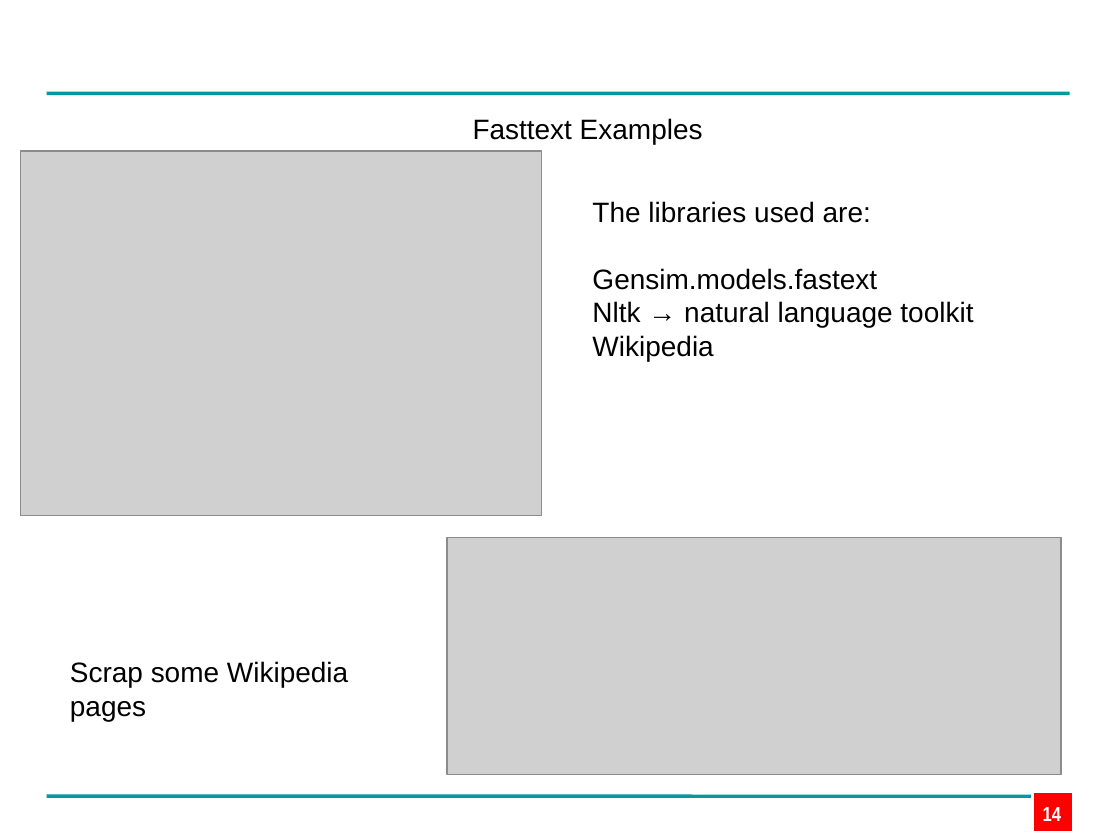
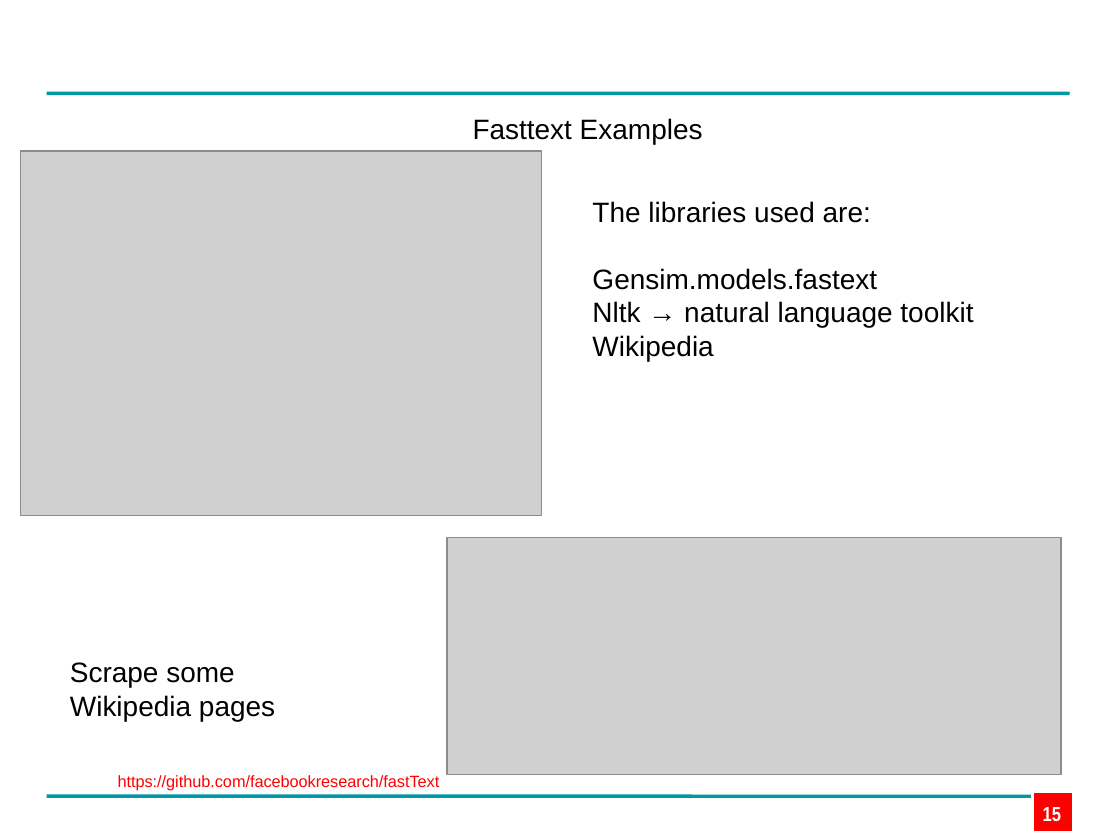
Before and after one commit to edpape007/NLP, a slide deck: slide 15 of Presentation_Subword.pptx (slide 14 before the commit). Drawn at 1120x840 pixels with LibreOffice and Linux fonts; fonts in the diff are those of the drawing; grey boxes stand for pictures; background and template pictures are left out. Boxes give left, top, right and bottom in pixels: in the first picture for what was removed or moved away, otherwise in the second. Text is boxed around its words. In the diff, an @@ line names an element or a change of style, - is before the commit and + after.

```diff
--- a/Presentation_Subword.pptx
+++ b/Presentation_Subword.pptx
@@ text at bbox=[70, 662, 275, 721]: text changed @@
-Scrap some Wikipedia pages
+Scrape some Wikipedia pages
@@ text added at bbox=[118, 775, 440, 791], 10.5 pt, text #FF0000 @@
+https://github.com/facebookresearch/fastText
@@ page number at bbox=[1043, 807, 1061, 822]: text changed @@
-14
+15
```
Also in this commit, not shown: 4 other slides changed, 4 slides added, 4 slides removed.
